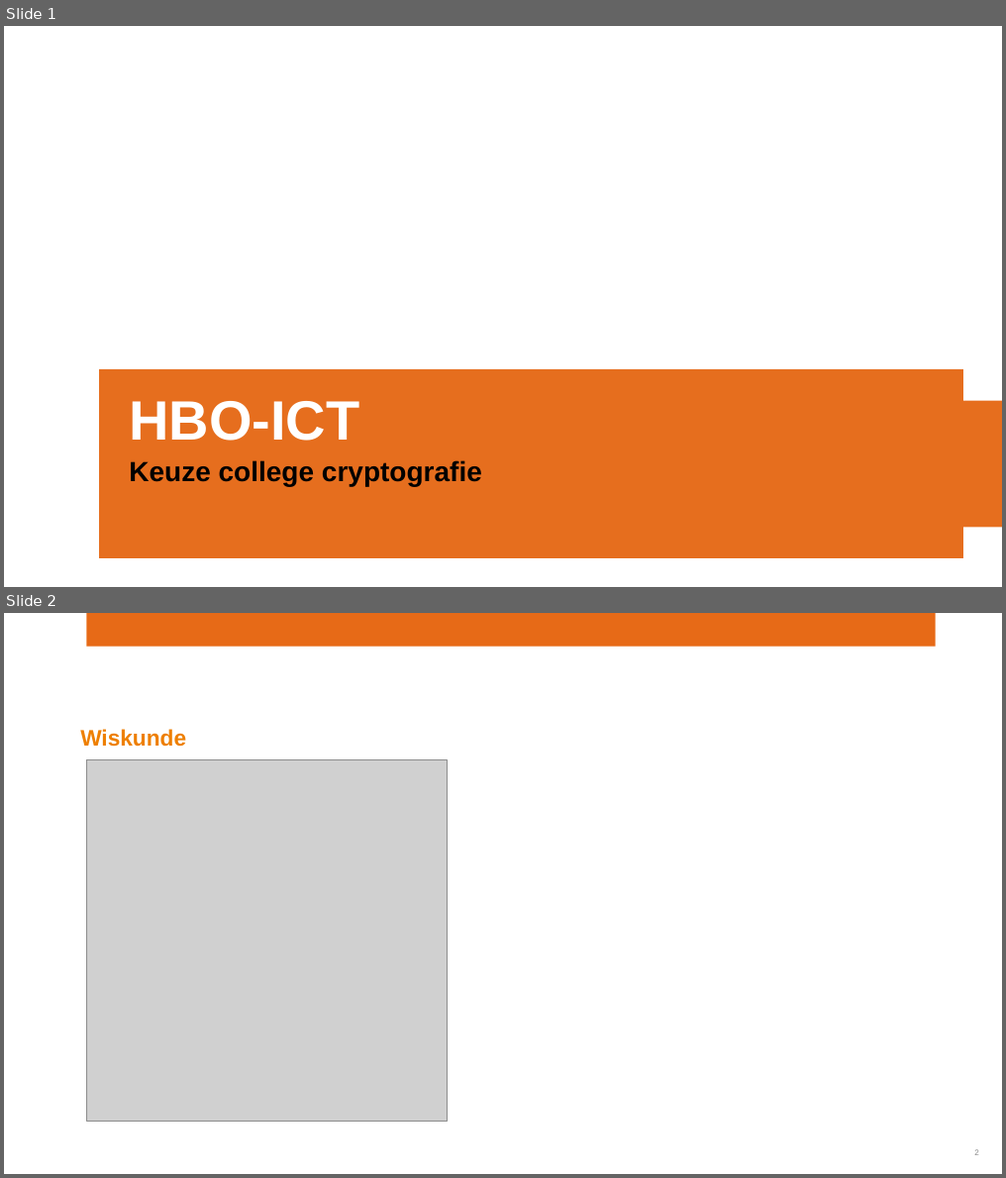
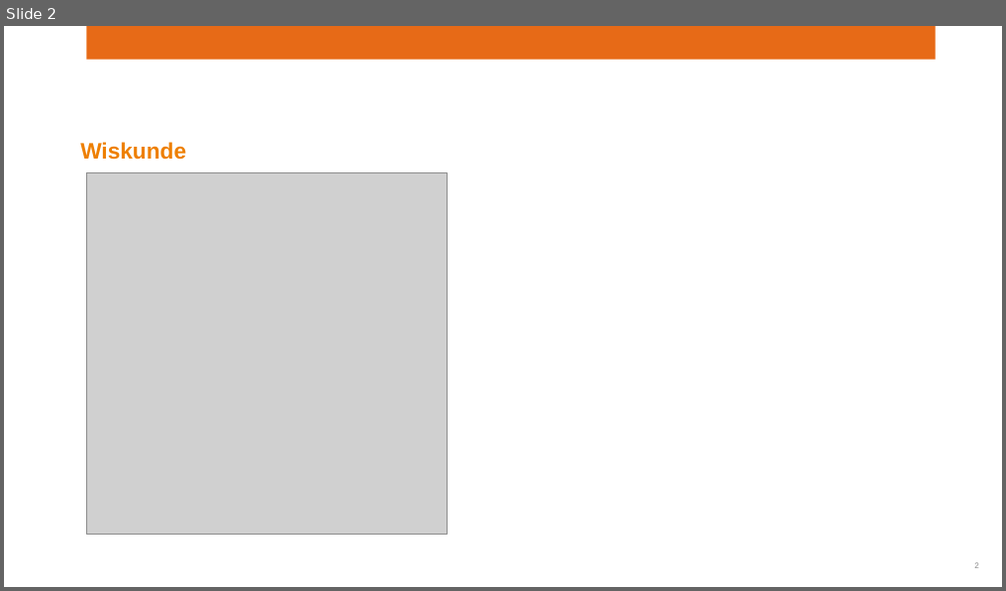
Before and after one commit to hanzetechnasium/geheim, a slide deck: Technasium-Dag-2-Presentatie-1-Begin-Wiskunde-Priem en modulo.pptx. Shown one above the other, each under a label of ours: slides 1 and 2 before the commit, slide 2 after it. The pictures are 1006x1178 and 1006x591 pixels, drawn with LibreOffice and Linux fonts; fonts in the diff are those of the drawing; grey boxes stand for pictures; background and template pictures are left out. Boxes give left, top, right and bottom in pixels: in the first picture for what was removed or moved away, otherwise in the second. Text is boxed around its words. In the diff, an @@ line names an element or a change of style, - is before the commit and + after.

```diff
--- a/Technasium-Dag-2-Presentatie-1-Begin-Wiskunde-Priem en modulo.pptx
+++ b/Technasium-Dag-2-Presentatie-1-Begin-Wiskunde-Priem en modulo.pptx
@@ slide 1 removed at (4, 26, 1002, 587), background picture (left out) @@
@@ rectangle removed at (99, 370, 963, 558) @@
@@ title removed at (129, 401, 359, 441) @@
-HBO-ICT
@@ rectangle removed at (959, 401, 1002, 528) @@
@@ text removed at (129, 461, 482, 486) @@
-Keuze college cryptografie
```
Also in this commit, not shown: 5 slides changed, 1 slide added, 3 other files.
